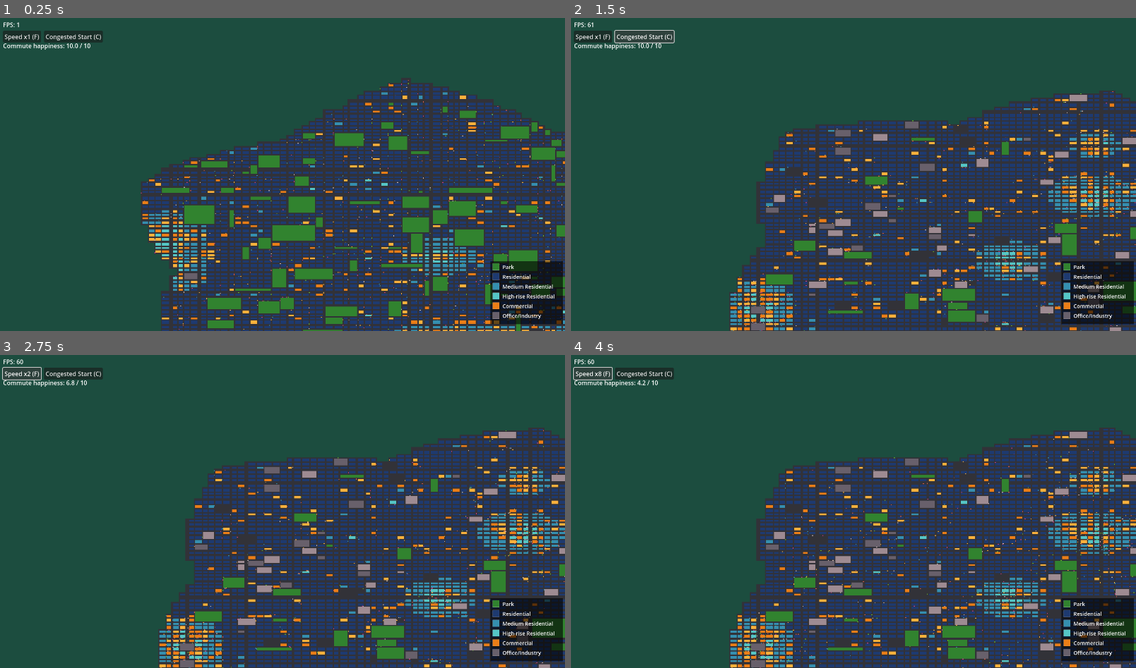
Above: before the commit, frames 1-4 (two rows, left to right).
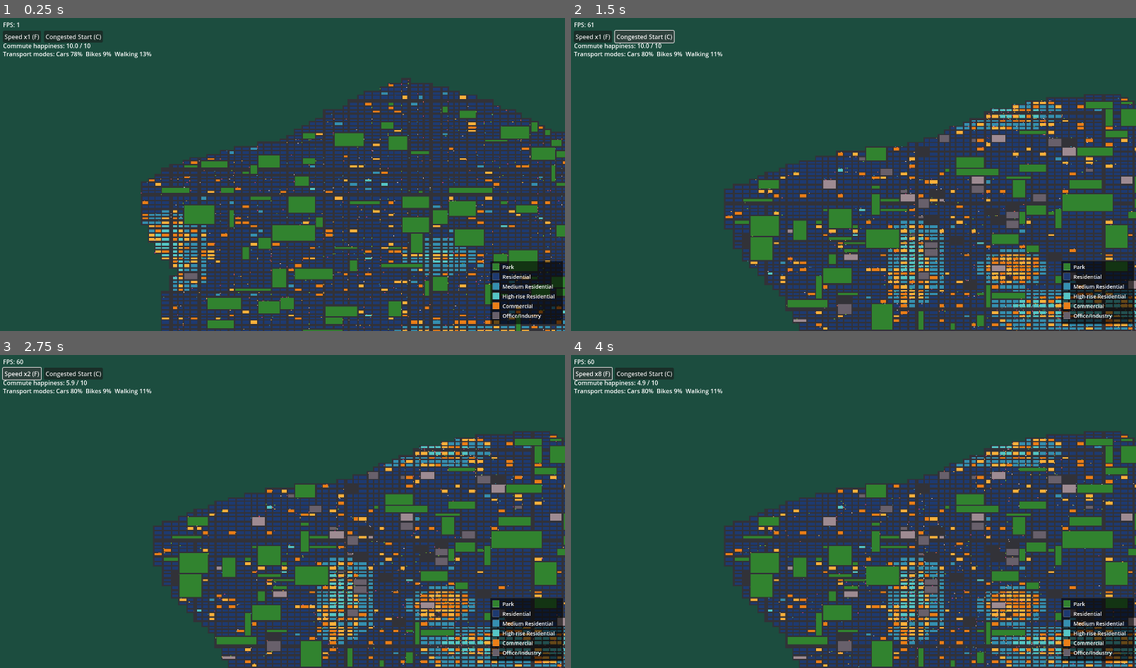
Above: after the commit, the same moments.

Repository: estebanm123/transit
Game: Godot game, scene res://Main.tscn
Two runs of this game, one before a commit and one after it. Both use one fixed random seed, a clock stepped at 60 frames per second and the inputs below.
Inputs:
- Up to frame 1 (0.25 s): no input
- Up to frame 2 (1.5 s): click "Congested Start (C)" at 0.5 s; click "Congested Start (C)" at 1.25 s
- Up to frame 3 (2.75 s): click "Speed x1 (F)" at 2 s
- Up to frame 4 (4 s): click "Speed x2 (F)" at 2.75 s; click "Speed x4 (F)" at 3.5 s

The runs differ from the first frame. In frame 1, 0.2% of the frame differs, in the area x 0-27%, y 10-13%; in frame 2, 33%; in frame 3, 33%; in frame 4, 33%, in the area x 0-100%, y 8-100%.

Commit message:
Game design updates

Diff:
--- a/City.gd
+++ b/City.gd
@@ -14,6 +14,14 @@
 const CStreet: Color = Palette.CGrayDeep
 
 const CPark: Color = Palette.CGreen
+const TransportCar: String = "car"
+const TransportBike: String = "bike"
+const TransportWalk: String = "walk"
+const TransportModes: Array[String] = [
+	TransportCar,
+	TransportBike,
+	TransportWalk,
+]
 
 const CRes: Array[Color] = [
 	Palette.CBlueDark,
@@ -33,6 +41,13 @@
 	Palette.CGrayMid,
 ]
 
+
+class TileCommuteProfile extends RefCounted:
+	var population: int = 0
+	var commuteCostByMode: Dictionary = {}
+	var transportDistribution: Dictionary = {}
+
+
 var vertStreetWidths: Array[float] = []
 var horzStreetWidths: Array[float] = []
 var _colXPositions: Array[float] = []
@@ -44,6 +59,8 @@
 var colors: Array = []
 var parcelOwner: Array = []
 var parcelExtent: Array = []
+var commuteProfiles: Array = []
+var totalPopulation: int = 0
 
 
 func blockRect(col: int, row: int) -> Rect2:
@@ -57,3 +74,33 @@
 	var w: float = _colXPositions[extent.x] + _colWidths[extent.x] - x
 	var h: float = _rowYPositions[extent.y] + _rowHeights[extent.y] - y
 	return Rect2(x, y, w, h)
+
+
+func getCommuteProfile(col: int, row: int) -> TileCommuteProfile:
+	if row < 0 or row >= commuteProfiles.size():
+		return null
+	if col < 0 or col >= commuteProfiles[row].size():
+		return null
+	return commuteProfiles[row][col]
+
+
+func getOverallTransportDistribution() -> Dictionary:
+	var totals: Dictionary = {
+		TransportCar: 0.0,
+		TransportBike: 0.0,
+		TransportWalk: 0.0,
+	}
+	var tripTotal: float = 0.0
+	for row in commuteProfiles:
+		for profile: TileCommuteProfile in row:
+			if profile == null:
+				continue
+			var population: float = float(profile.population)
+			tripTotal += population
+			for mode: String in TransportModes:
+				totals[mode] += population * profile.transportDistribution.get(mode, 0.0)
+	if tripTotal <= 0.0:
+		return totals
+	for mode: String in TransportModes:
+		totals[mode] /= tripTotal
+	return totals
--- a/CityGenerator.gd
+++ b/CityGenerator.gd
@@ -4,6 +4,13 @@
 const HighRiseRandomChance: float = 0.003
 const MediumDensityCoreDistance: float = 5.0
 const HighRiseCoreDistance: float = 2.0
+const WalkBaseShareMax: float = 0.05
+const WalkParkBonusMax: float = 0.10
+const BikeBaseShareMax: float = 0.05
+const BikeCityBonusMax: float = 0.10
+const ParkFullBonusRatio: float = 0.15
+const HighDensityFullBonusRatio: float = 0.35
+const ActiveTransportShareMax: float = 0.30
 
 var rng: RandomNumberGenerator = RandomNumberGenerator.new()
 var _numArms: int = 0
@@ -112,6 +119,8 @@
 	city.colors = []
 	city.parcelOwner = []
 	city.parcelExtent = []
+	city.commuteProfiles = []
+	city.totalPopulation = 0
 
 	var cityParkRatio: float = rng.randf_range(0.0, 0.043)
 	var cityIndRatio: float = rng.randf_range(0.0, 0.04)
@@ -266,6 +275,8 @@
 							city.parcelOwner[r][c2] = Vector2i(col, row)
 					city.parcelExtent[row][col] = Vector2i(maxCol, maxRow)
 
+	_assignResidentialCommuteProfiles(city)
+
 
 func _pickResidentialDensity(effectiveDistColor: float) -> int:
 	var roll: float = rng.randf()
@@ -285,6 +296,117 @@
 		_:
 			var idx: int = clamp(int(effectiveDistColor), 0, City.CRes.size() - 1)
 			return City.CRes[City.CRes.size() - 1 - idx]
+
+
+func _assignResidentialCommuteProfiles(city: City) -> void:
+	var parkTileCount: int = 0
+	var developedTileCount: int = 0
+	var residentialTileCount: int = 0
+	var highDensityTileCount: int = 0
+
+	city.commuteProfiles.clear()
+	for row in City.Rows:
+		var commuteRow: Array = []
+		for col in City.Cols:
+			commuteRow.append(null)
+			var zone: int = city.zones[row][col]
+			if zone == Zone.Empty:
+				continue
+			developedTileCount += 1
+			if zone == Zone.Park:
+				parkTileCount += 1
+			if _isResidentialZone(zone):
+				residentialTileCount += 1
+				if zone == Zone.HighDensityResidential:
+					highDensityTileCount += 1
+		city.commuteProfiles.append(commuteRow)
+
+	var parkRatio: float = float(parkTileCount) / maxf(1.0, float(developedTileCount))
+	var highDensityRatio: float = float(highDensityTileCount) \
+			/ maxf(1.0, float(residentialTileCount))
+	var parkInfluence: float = clampf(parkRatio / ParkFullBonusRatio, 0.0, 1.0)
+	var highDensityInfluence: float = clampf(
+			highDensityRatio / HighDensityFullBonusRatio, 0.0, 1.0)
+	var cityWalkShare: float = rng.randf_range(0.0, WalkBaseShareMax) \
+			+ parkInfluence * WalkParkBonusMax
+	var cityBikeShare: float = rng.randf_range(0.0, BikeBaseShareMax) \
+			+ (parkInfluence + highDensityInfluence) * 0.5 * BikeCityBonusMax
+	var cityCenter: Vector2 = Vector2((City.Cols - 1) * 0.5, (City.Rows - 1) * 0.5)
+
+	for row in City.Rows:
+		for col in City.Cols:
+			if city.parcelOwner[row][col] != Vector2i(col, row):
+				continue
+			var zone: int = city.zones[row][col]
+			if not _isResidentialZone(zone):
+				continue
+			var profile: City.TileCommuteProfile = City.TileCommuteProfile.new()
+			profile.population = _residentialPopulation(zone)
+			profile.commuteCostByMode = _commuteCostsForTile(col, row, zone, cityCenter)
+			profile.transportDistribution = _initialTransportDistribution(
+					zone, cityWalkShare, cityBikeShare)
+			city.commuteProfiles[row][col] = profile
+			city.totalPopulation += profile.population
+
+
+func _isResidentialZone(zone: int) -> bool:
+	return zone == Zone.Residential \
+			or zone == Zone.MediumDensityResidential \
+			or zone == Zone.HighDensityResidential
+
+
+func _residentialPopulation(zone: int) -> int:
+	match zone:
+		Zone.MediumDensityResidential:
+			return rng.randi_range(100, 400)
+		Zone.HighDensityResidential:
+			return rng.randi_range(400, 800)
+		_:
+			return rng.randi_range(10, 100)
+
+
+func _commuteCostsForTile(col: int, row: int, zone: int, cityCenter: Vector2) -> Dictionary:
+	var distanceFromCenter: float = Vector2(col, row).distance_to(cityCenter)
+	var densityMultiplier: float = 1.0
+	match zone:
+		Zone.MediumDensityResidential:
+			densityMultiplier = 0.9
+		Zone.HighDensityResidential:
+			densityMultiplier = 0.8
+	return {
+		City.TransportCar: 8.0 + distanceFromCenter * 0.75 * densityMultiplier,
+		City.TransportBike: 5.0 + distanceFromCenter * 1.25 * densityMultiplier,
+		City.TransportWalk: 4.0 + distanceFromCenter * 3.0 * densityMultiplier,
+	}
+
+
+func _initialTransportDistribution(zone: int, cityWalkShare: float,
+		cityBikeShare: float) -> Dictionary:
+	var walkMultiplier: float = 0.85
+	var bikeMultiplier: float = 0.9
+	match zone:
+		Zone.MediumDensityResidential:
+			walkMultiplier = 1.0
+			bikeMultiplier = 1.0
+		Zone.HighDensityResidential:
+			walkMultiplier = 1.15
+			bikeMultiplier = 1.1
+	var walkShare: float = clampf(
+			cityWalkShare * walkMultiplier + rng.randf_range(-0.01, 0.01),
+			0.0, WalkBaseShareMax + WalkParkBonusMax)
+	var bikeShare: float = clampf(
+			cityBikeShare * bikeMultiplier + rng.randf_range(-0.01, 0.01),
+			0.0, BikeBaseShareMax + BikeCityBonusMax)
+	var activeShare: float = walkShare + bikeShare
+	if activeShare > ActiveTransportShareMax:
+		var scale: float = ActiveTransportShareMax / activeShare
+		walkShare *= scale
+		bikeShare *= scale
+	return {
+		City.TransportCar: 1.0 - walkShare - bikeShare,
+		City.TransportBike: bikeShare,
+		City.TransportWalk: walkShare,
+	}
 
 
 func _secondaryCbdDist(col: int, row: int, cbd: Dictionary) -> float:
--- a/Main.gd
+++ b/Main.gd
@@ -20,6 +20,7 @@
 var _hudNode: Node2D
 var _fpsLabel: Label
 var _commuteLabel: Label
+var _transportDistributionLabel: Label
 var _controlsContainer: HBoxContainer
 var _speedButton: Button
 var _congestedButton: Button
@@ -57,6 +58,10 @@
     _commuteLabel = Label.new()
     _commuteLabel.position = Vector2(8.0, 64.0)
     hudCanvas.add_child(_commuteLabel)
+
+    _transportDistributionLabel = Label.new()
+    _transportDistributionLabel.position = Vector2(8.0, 86.0)
+    hudCanvas.add_child(_transportDistributionLabel)
 
     _controlsContainer = HBoxContainer.new()
     _controlsContainer.position = Vector2(8.0, 36.0)
@@ -120,10 +125,21 @@
     _trafficLayer.scale = Vector2(_zoom, _zoom)
 
 
+func _getTransportDistributionText() -> String:
+    var distribution: Dictionary = _city.getOverallTransportDistribution()
+    return "Transport modes: Cars %.0f%%  Bikes %.0f%%  Walking %.0f%%" % [
+        distribution.get(City.TransportCar, 0.0) * 100.0,
+        distribution.get(City.TransportBike, 0.0) * 100.0,
+        distribution.get(City.TransportWalk, 0.0) * 100.0,
+    ]
+
+
 func _process(_delta: float) -> void:
     _fpsLabel.text = "FPS: %d" % Engine.get_frames_per_second()
     if _traffic != null:
         _commuteLabel.text = "Commute happiness: %.1f / 10" % _traffic.getCommuteHappiness()
+    if _city != null:
+        _transportDistributionLabel.text = _getTransportDistributionText()
     var shiftNow: bool = Input.is_key_pressed(KEY_SHIFT)
     if shiftNow != _debugShiftHeld:
         _debugShiftHeld = shiftNow
Not shown, changed: docs/GameDesign.md
